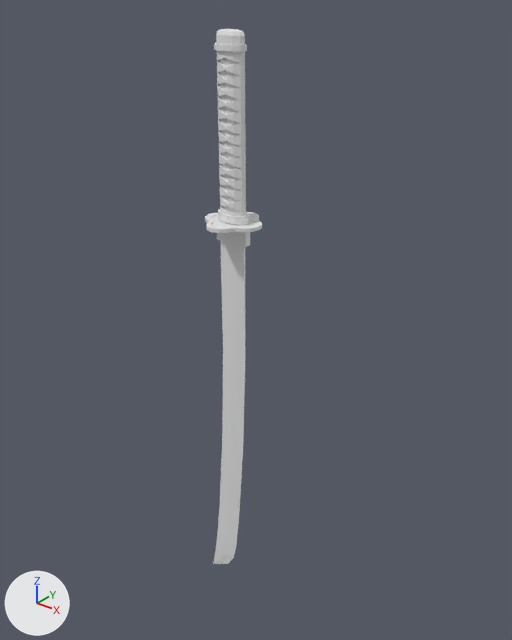
The Blender file introduction/blend/012_012.blend as it was, and as the next commit left it.
Before and after are seen from a 50 mm camera at (13.66, -15.96, 6.36) aimed at (0.38, 0.64, -3.93). Lighting does not change. The marker at lower left points along +X, +Y and +Z.

Before the edit, the objects in view are built like this:
```python
me_円柱 = bpy.data.meshes.new('円柱')
me_円柱.from_pydata(...)  # 1265 vertices, 1130 faces; spans x -1.3..1.0, y -1.0..1.0, z -15.3..5.0
me_円柱_001 = bpy.data.meshes.new('円柱.001')
me_円柱_001.from_pydata(...)  # 12 vertices, 6 faces; spans x -0.582..0.585, y -0.151..0.151, z -1.11..-0.473
ob_さや = bpy.data.objects.new('さや', me_円柱_001)
ob_さや.location = (0.0, 0.0, 0.0)
ob_刀 = bpy.data.objects.new('刀', me_円柱)
ob_刀.location = (0.0, 0.0, 0.0)
```
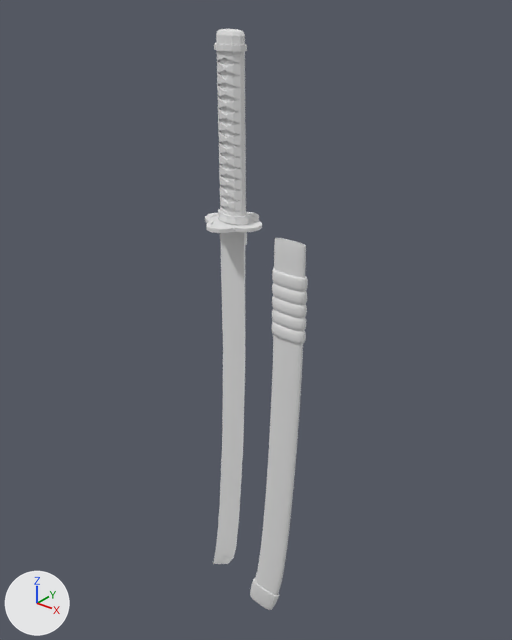
Where the change shows, as pixel boxes (x1, y1, x2, y2) in the pictures (512 x 640 px):
'さや', reshaped, moved, modifiers changed: before (217, 232, 250, 247); after (250, 238, 308, 610)

The edits, one by one:
me_円柱_001 is used by ob_さや; location (0.0, 0.0, 0.0).
me_円柱_001 had 12 vertices, 6 faces and spanned x -0.582..0.585, y -0.151..0.151, z -1.11..-0.473.
me_円柱_001 now has 156 vertices, 152 faces and spans x -1.609..0.667, y -0.244..0.253, z -15.801..-0.473.
Part 1, on me_円柱_001:
6 vertices are removed from x -0.582..0.585, y -0.151..0.151, z -1.11.
6 faces are deleted.
118 vertices are added at x -1.609..0.667, y -0.244..0.253, z -15.801..-1.47.
11 new vertices lie (0.0, 0.368, 0.0) away from vertices in x -0.643..0.666, y -0.179, z -3.187..-1.866.
10 new vertices lie (0.0, 0.234, 0.0) away from vertices in x -1.609..0.585, y -0.117, z -15.614..-1.487.
6 new vertices lie (0.0, 0.369, 0.0) away from vertices in x -0.643..0.666, y -0.18, z -3.635..-1.479.
5 new vertices lie (0.0, 0.232, 0.0) away from vertices in x -0.447..0.585, y -0.115, z -15.724..-5.042.
152 new faces join them.
Object 'さや' (ob_さや) moves from (0.0, 0.0, 0.0) to (2.18, 0.0, -0.09).
Object 'さや' (ob_さや) gains a SOLIDIFY modifier named '厚み付け'.
Modifier setting: thickness = 0.05.
Modifier setting: nonmanifold_thickness_mode = 'FIXED'.
Modifier setting: nonmanifold_merge_threshold = 0.0003.
Object 'さや' (ob_さや) gains a SUBSURF modifier named 'Subsurf'.
Modifier setting: levels = 2.
